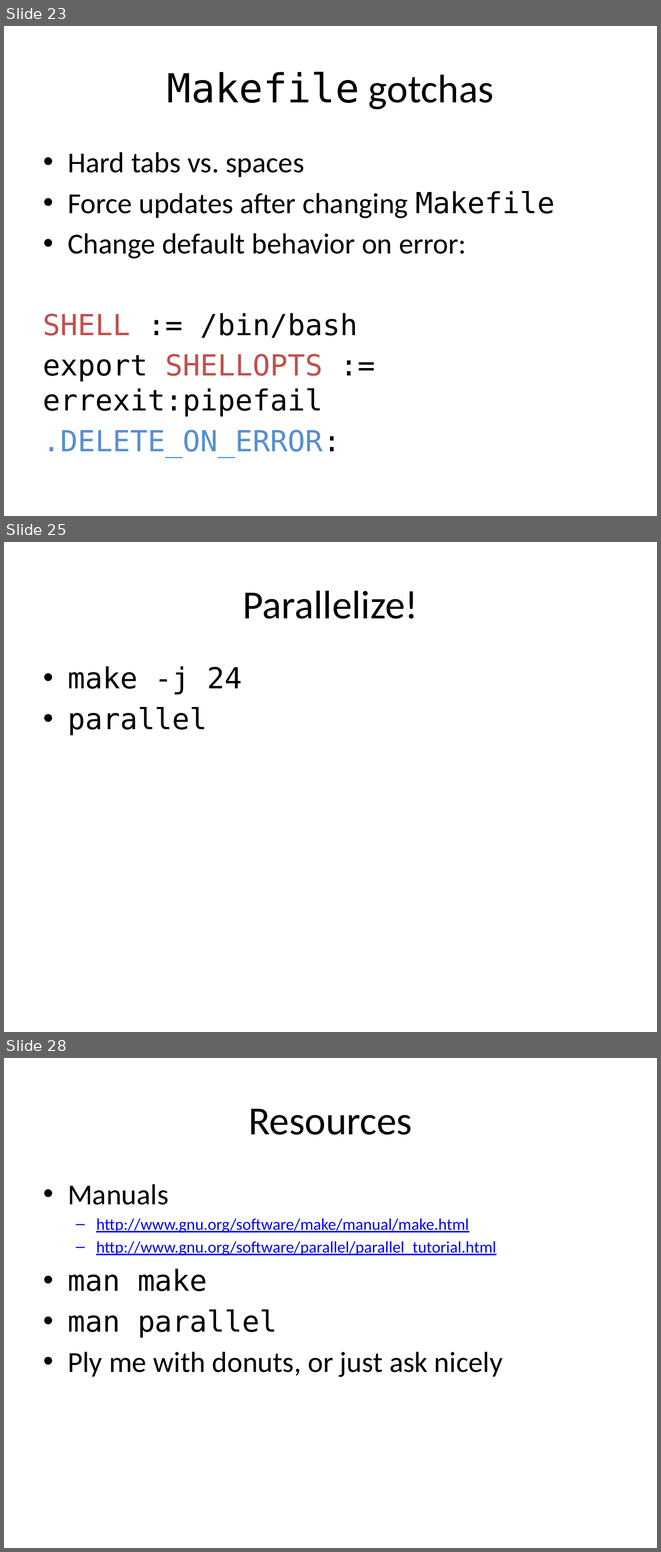
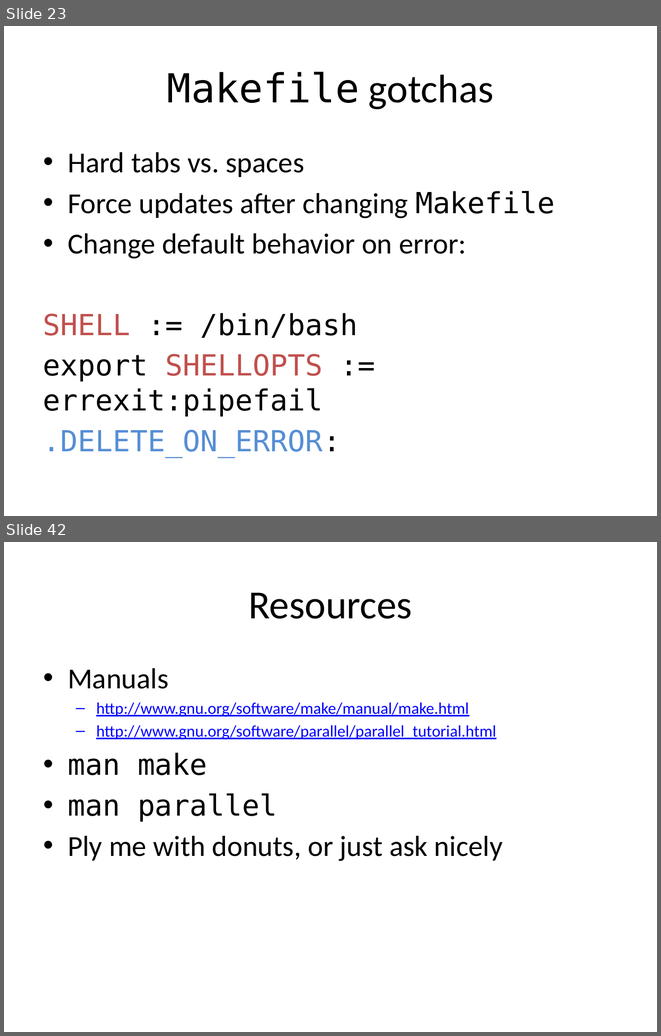
Before and after one commit to tsibley/Workflows-and-Parallel-Processing, a slide deck: CBG-2014-05-06.pptx. Shown one above the other, each under a label of ours: slides 23, 25 and 28 before the commit, slides 23 and 42 after it; the slides between them are not shown. The pictures are 661x1552 and 661x1036 pixels, drawn with LibreOffice and Linux fonts; fonts in the diff are those of the drawing. Boxes give left, top, right and bottom in pixels: in the first picture for what was removed or moved away, otherwise in the second. Text is boxed around its words. In the diff, an @@ line names an element or a change of style, - is before the commit and + after.

```diff
--- a/CBG-2014-05-06.pptx
+++ b/CBG-2014-05-06.pptx
@@ slide 25 removed at (4, 542, 657, 1032), background #FFFFFF @@
@@ title removed at (243, 590, 418, 619) @@
-Parallelize!
@@ text removed at (68, 666, 242, 735) @@
-• make -j 24
-• parallel
@@ what was slide 28 is now slide 42 @@
```
Also in this commit, not shown: 3 slides changed, 15 slides added.
